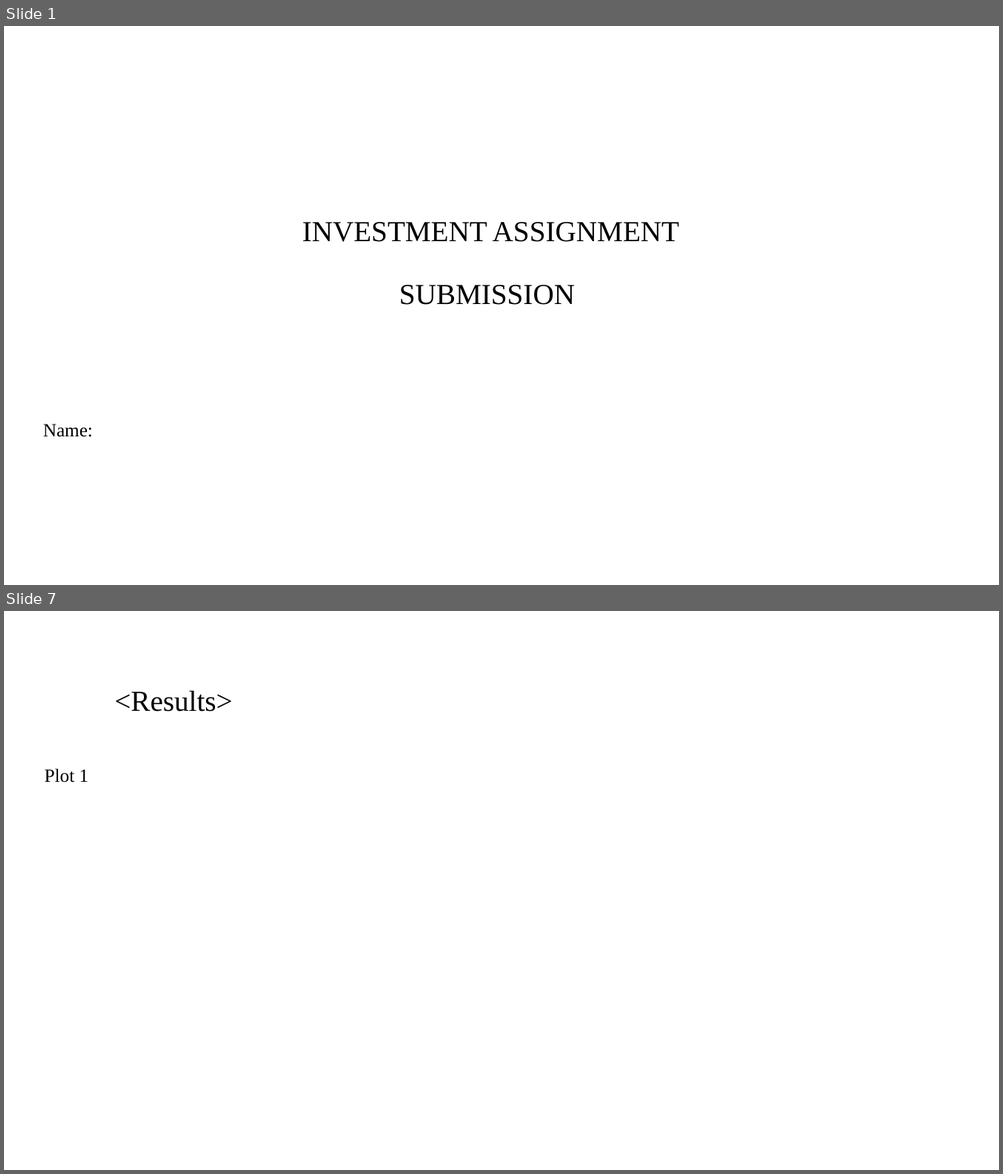
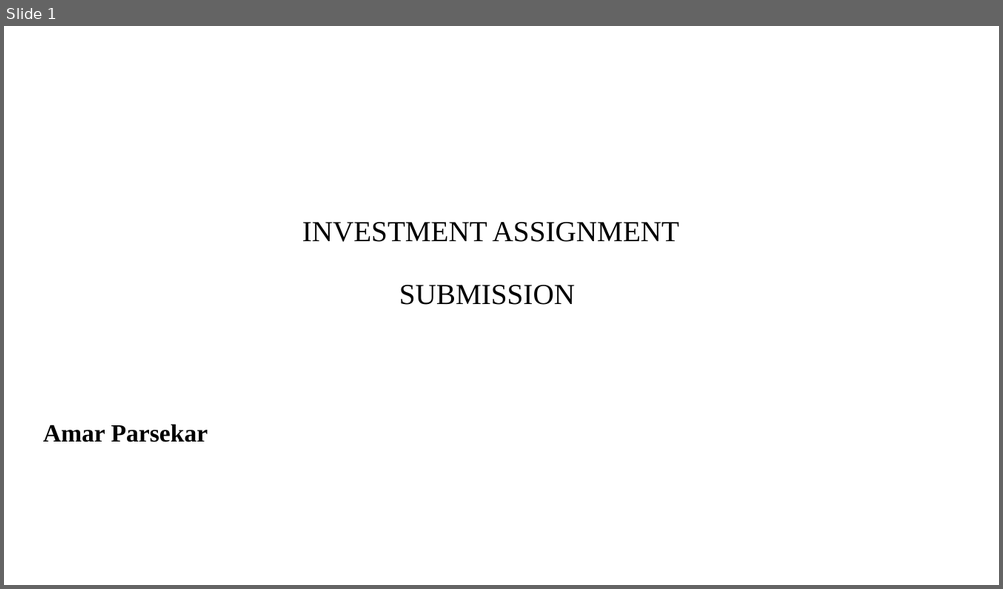
Before and after one commit to Immortal31/assignments, a slide deck: First Assignment/INVEST.pptx. Shown one above the other, each under a label of ours: slides 1 and 7 before the commit, slide 1 after it; the slides between them are not shown. The pictures are 1003x1174 and 1003x589 pixels, drawn with LibreOffice and Linux fonts; fonts in the diff are those of the drawing; background and template pictures are left out. Boxes give left, top, right and bottom in pixels: in the first picture for what was removed or moved away, otherwise in the second. Text is boxed around its words. In the diff, an @@ line names an element or a change of style, - is before the commit and + after.

```diff
--- a/First Assignment/INVEST.pptx
+++ b/First Assignment/INVEST.pptx
@@ slide 7 removed at (4, 611, 999, 1170), background #FFFFFF @@
@@ title removed at (114, 690, 232, 712) @@
-<Results>
@@ text removed at (45, 769, 89, 783) @@
-Plot 1
@@ slide 1 changed as well @@
@@ subtitle at (43, 424, 208, 443): text changed; size 18 to 24 pt; bold on @@
-Name:
+Amar Parsekar
```
Also in this commit, not shown: 3 other slides changed, 6 slides added, 5 other slides removed, 21 other files.
